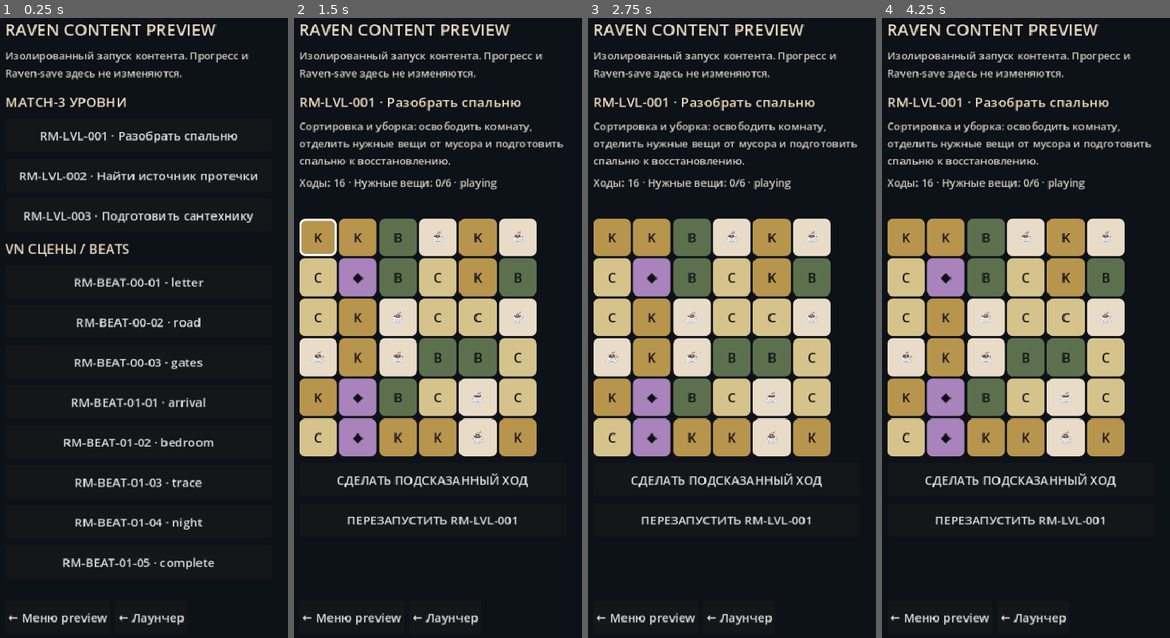
Above: before the commit, frames 1-4 (left to right).
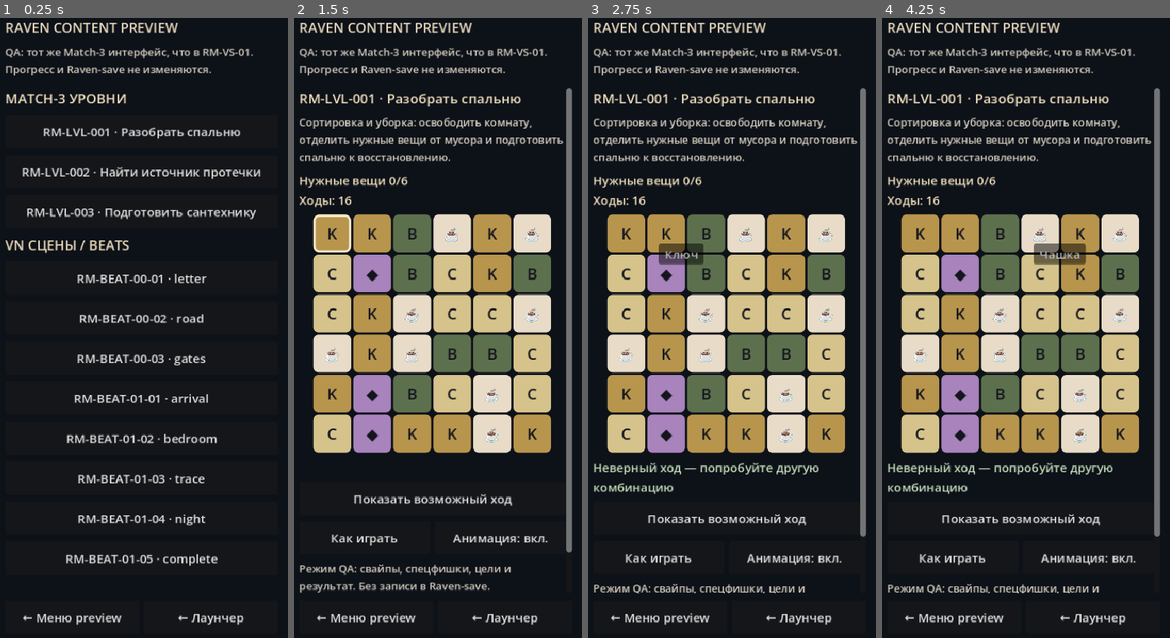
Above: after the commit, the same moments.

Repository: bezdredoff/RavenManor-Godot
Game: Godot game, scene res://scenes/raven/content_preview.tscn
Same seed, same stepped clock (60 frames per second), same inputs: the game is played once before the commit and once after it. This scene is started directly instead of the project's main scene.
Inputs (mouse positions are in pixels of both pictures, inside the frame that each line leads up to):
- Up to frame 1 (0.25 s): no input
- Up to frame 2 (1.5 s): click "RM-LVL-001 · Разобрать спальню" at 0.5 s; click (317, 235) at 1.25 s, where only the run before the commit has a clickable "K"
- Up to frame 3 (2.75 s): click (651, 235) at 2 s, where only the run before the commit has a clickable "K"
- Up to frame 4 (4.25 s): click (985, 235) at 2.75 s, where only the run before the commit has a clickable "B"; click (1026, 235) at 3.5 s, where only the run before the commit has a clickable "☕"

The runs differ from the first frame. In frame 1, 12% of the frame differs, in the area x 1-91%, y 0-98%; in frame 2, 32%; in frame 3, 32%; in frame 4, 32%, in the area x 1-97%, y 0-98%.

Commit message:
fix(CODE-02): content preview uses same UPDS board presenter and responsive HUD as real vertical slice, isolated from saves

Diff:
--- a/scripts/raven/content_preview.gd
+++ b/scripts/raven/content_preview.gd
@@ -3,14 +3,16 @@
 const Content = preload("res://data/raven/rm_vs_01_content.json")
 const Match3 = preload("res://scripts/raven/raven_match3_game.gd")
 const VN = preload("res://scripts/raven/raven_vn_player.gd")
-const TILE_COLORS := {"raven":Color("40506b"),"key":Color("b8954d"),"rose":Color("884f62"),"candle":Color("d5c38b"),"book":Color("5d704d"),"cup":Color("e8dcc8"),"brooch":Color("a883bc"),"quill":Color("bc9b73")}
-const TILE_MARKS := {"raven":"R","key":"K","rose":"✦","candle":"C","book":"B","cup":"☕","brooch":"◆","quill":"Q"}
+const Match3Board = preload("res://scripts/match3/match3_board_presenter.gd")
+const Match3Theme = preload("res://scripts/raven/raven_match3_theme.gd")
+const MobileLayout = preload("res://scripts/match3/match3_mobile_layout.gd")
 
 var content: Dictionary
 var body: VBoxContainer
 var match_game: RefCounted
 var vn_player: RefCounted
-var selected := -1
+var board_view: VBoxContainer
+var level_status: Label
 var current_kind := "menu"
 var current_id := ""
 var return_to_map := false
@@ -19,8 +21,12 @@
 func _ready() -> void:
 	content = Content.data
 	return_to_map = get_tree().has_meta("raven_map_preview_level")
-	var requested_level := str(get_tree().get_meta("raven_map_preview_level", ""))
-	if return_to_map: get_tree().remove_meta("raven_map_preview_level")
+	var requested_level := str(get_tree().get_meta("raven_direct_preview_level", ""))
+	if get_tree().has_meta("raven_direct_preview_level"):
+		get_tree().remove_meta("raven_direct_preview_level")
+	if return_to_map:
+		requested_level = str(get_tree().get_meta("raven_map_preview_level", ""))
+		get_tree().remove_meta("raven_map_preview_level")
 	_build_shell()
 	_show_menu()
 	if not requested_level.is_empty() and not _level(requested_level).is_empty():
@@ -34,11 +40,24 @@
 	for side in ["margin_left","margin_right","margin_top","margin_bottom"]: margin.add_theme_constant_override(side, 14)
 	add_child(margin)
 	var root := VBoxContainer.new(); root.add_theme_constant_override("separation", 10); margin.add_child(root)
-	root.add_child(_label("RAVEN CONTENT PREVIEW", 22, Color("eadbbf")))
-	root.add_child(_paragraph("Изолированный запуск контента. Прогресс и Raven-save здесь не изменяются."))
-	var scroll := ScrollContainer.new(); scroll.size_flags_vertical = Control.SIZE_EXPAND_FILL; root.add_child(scroll)
-	body = VBoxContainer.new(); body.custom_minimum_size = Vector2(354, 0); body.add_theme_constant_override("separation", 9); scroll.add_child(body)
-	var footer := HBoxContainer.new(); footer.add_theme_constant_override("separation", 6); root.add_child(footer)
+	var title := _label("RAVEN CONTENT PREVIEW", 18, Color("eadbbf"))
+	title.autowrap_mode = TextServer.AUTOWRAP_WORD_SMART
+	root.add_child(title)
+	root.add_child(_paragraph("QA: тот же Match-3 интерфейс, что в RM-VS-01. Прогресс и Raven-save не изменяются."))
+	var scroll := ScrollContainer.new()
+	scroll.size_flags_vertical = Control.SIZE_EXPAND_FILL
+	scroll.horizontal_scroll_mode = ScrollContainer.SCROLL_MODE_DISABLED
+	root.add_child(scroll)
+	body = VBoxContainer.new()
+	body.size_flags_horizontal = Control.SIZE_EXPAND_FILL
+	body.add_theme_constant_override("separation", 9)
+	scroll.add_child(body)
+	var footer := GridContainer.new()
+	footer.columns = 2
+	footer.size_flags_horizontal = Control.SIZE_EXPAND_FILL
+	footer.add_theme_constant_override("h_separation", 6)
+	footer.add_theme_constant_override("v_separation", 6)
+	root.add_child(footer)
 	_add_button(footer, "← Меню preview", _show_menu)
 	_add_button(footer, "← Лаунчер", func(): get_tree().change_scene_to_file("res://scenes/raven/prototype_launcher.tscn"))
 	if return_to_map:
@@ -50,7 +69,7 @@
 
 
 func _show_menu() -> void:
-	current_kind = "menu"; current_id = ""; match_game = null; vn_player = null; selected = -1; _clear()
+	current_kind = "menu"; current_id = ""; match_game = null; vn_player = null; board_view = null; level_status = null; _clear()
 	body.add_child(_label("MATCH-3 УРОВНИ", 18, Color("f0dfbd")))
 	for level: Dictionary in content.levels:
 		_add_button(body, "%s · %s" % [level.id, level.title], _open_level.bind(str(level.id)))
@@ -64,8 +83,14 @@
 
 
 func _open_level(level_id: String) -> void:
-	current_kind = "match3"; current_id = level_id; selected = -1
-	match_game = Match3.new(_level(level_id)); _render_level()
+	var level := _level(level_id)
+	if level.is_empty():
+		push_warning("Unknown QA Match-3 level: " + level_id)
+		return
+	current_kind = "match3"
+	current_id = level_id
+	match_game = Match3.new(level)
+	_render_level()
 
 
 func _render_level() -> void:
@@ -73,29 +98,21 @@
 	var level: Dictionary = match_game.level_data
 	body.add_child(_label("%s · %s" % [level.id, level.title], 18, Color("f0dfbd")))
 	body.add_child(_paragraph(str(level.get("fiction", "Подготовить работу в комнате."))))
-	body.add_child(_paragraph("Ходы: %d · %s: %d/%d · %s" % [match_game.moves_left, level.objective.label, match_game.collected, level.objective.target, match_game.state]))
-	var grid := GridContainer.new(); grid.columns = int(level.columns); grid.add_theme_constant_override("h_separation", 3); grid.add_theme_constant_override("v_separation", 3); body.add_child(grid)
-	for index in match_game.tiles.size():
-		var button := Button.new(); button.text = TILE_MARKS[match_game.tiles[index]]; button.custom_minimum_size = Vector2(50, 50)
-		button.add_theme_color_override("font_color", Color("101217")); button.add_theme_font_size_override("font_size", 18)
-		var style := StyleBoxFlat.new(); style.bg_color = TILE_COLORS[match_game.tiles[index]]; style.set_corner_radius_all(8)
-		if index == selected: style.border_color = Color("ffffff"); style.set_border_width_all(3)
-		button.add_theme_stylebox_override("normal", style); button.pressed.connect(_tile_pressed.bind(index)); grid.add_child(button)
-	_add_button(body, "СДЕЛАТЬ ПОДСКАЗАННЫЙ ХОД", _play_hint)
-	_add_button(body, "ПЕРЕЗАПУСТИТЬ %s" % level.id, _open_level.bind(str(level.id)))
+	board_view = Match3Board.new()
+	board_view.name = "QA_UPDSMatch3Board"
+	body.add_child(board_view)
+	board_view.setup(match_game, Match3Theme.placeholder())
+	board_view.level_won.connect(_level_won_in_preview)
+	level_status = _paragraph("Режим QA: свайпы, спецфишки, цели и результат. Без записи в Raven-save.")
+	body.add_child(level_status)
+	_add_button(body, "ПЕРЕЗАПУСТИТЬ %s (только QA)" % level.id, _open_level.bind(str(level.id)))
 
 
-func _tile_pressed(index: int) -> void:
-	if match_game.state != "playing": return
-	if selected < 0: selected = index; _render_level(); return
-	match_game.attempt_swap(selected, index); selected = -1; _render_level()
-
-
-func _play_hint() -> void:
-	if match_game.state != "playing": return
-	var hint: Dictionary = match_game.get_hint_move()
-	if not hint.is_empty(): match_game.attempt_swap(int(hint.first), int(hint.second))
-	_render_level()
+func _level_won_in_preview() -> void:
+	# A preview intentionally has no reducer, Store or campaign reward event.
+	# The same shared presenter sends level_won; only text changes here.
+	if is_instance_valid(level_status):
+		level_status.text = "Уровень пройден в QA. Сохранение и награды кампании не изменены."
 
 
 func _open_vn(scene_id: String) -> void:
@@ -129,7 +146,7 @@
 
 
 func _add_button(parent: Container, text: String, action: Callable) -> void:
-	var button := Button.new(); button.text = text; button.custom_minimum_size = Vector2(0, 44); button.pressed.connect(action); parent.add_child(button)
+	var button := Button.new(); button.text = text; button.custom_minimum_size = Vector2(0, MobileLayout.MIN_TAP); button.size_flags_horizontal = Control.SIZE_EXPAND_FILL; button.pressed.connect(action); parent.add_child(button)
 
 
 func _label(text: String, size: int, color: Color) -> Label:
